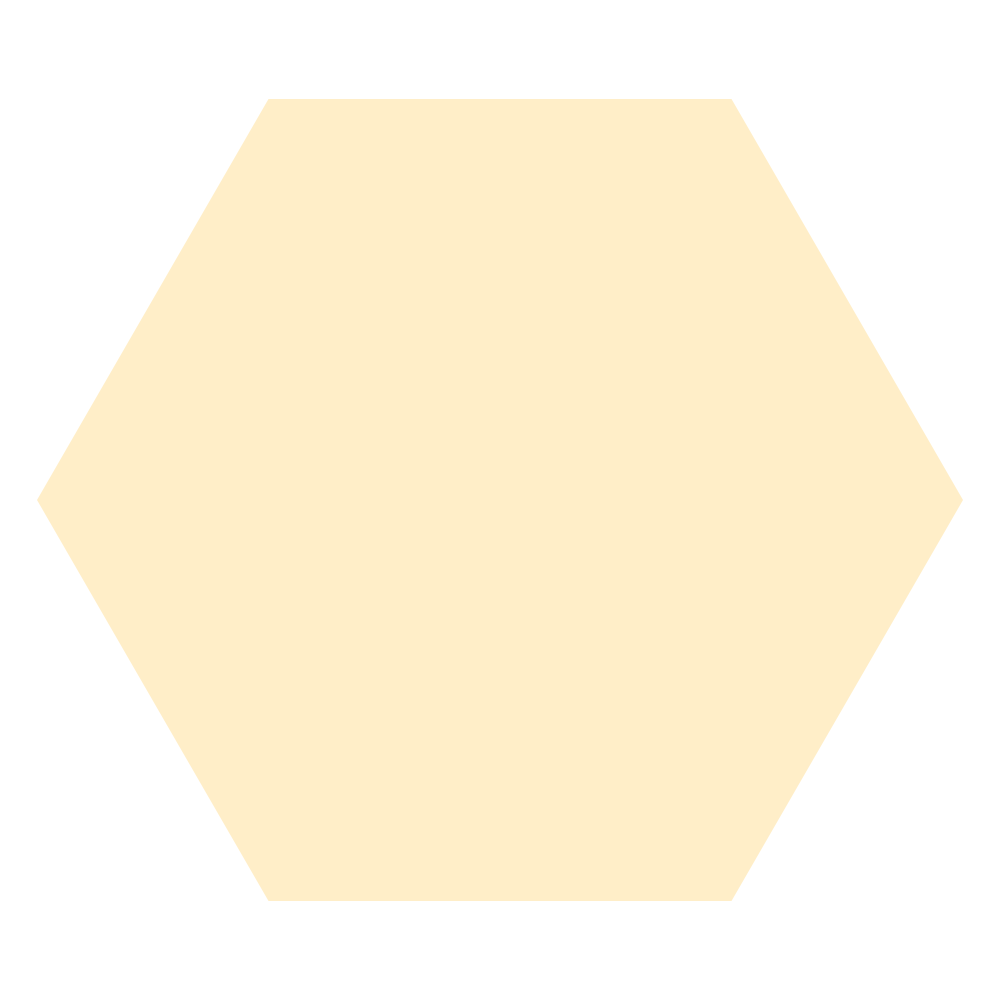
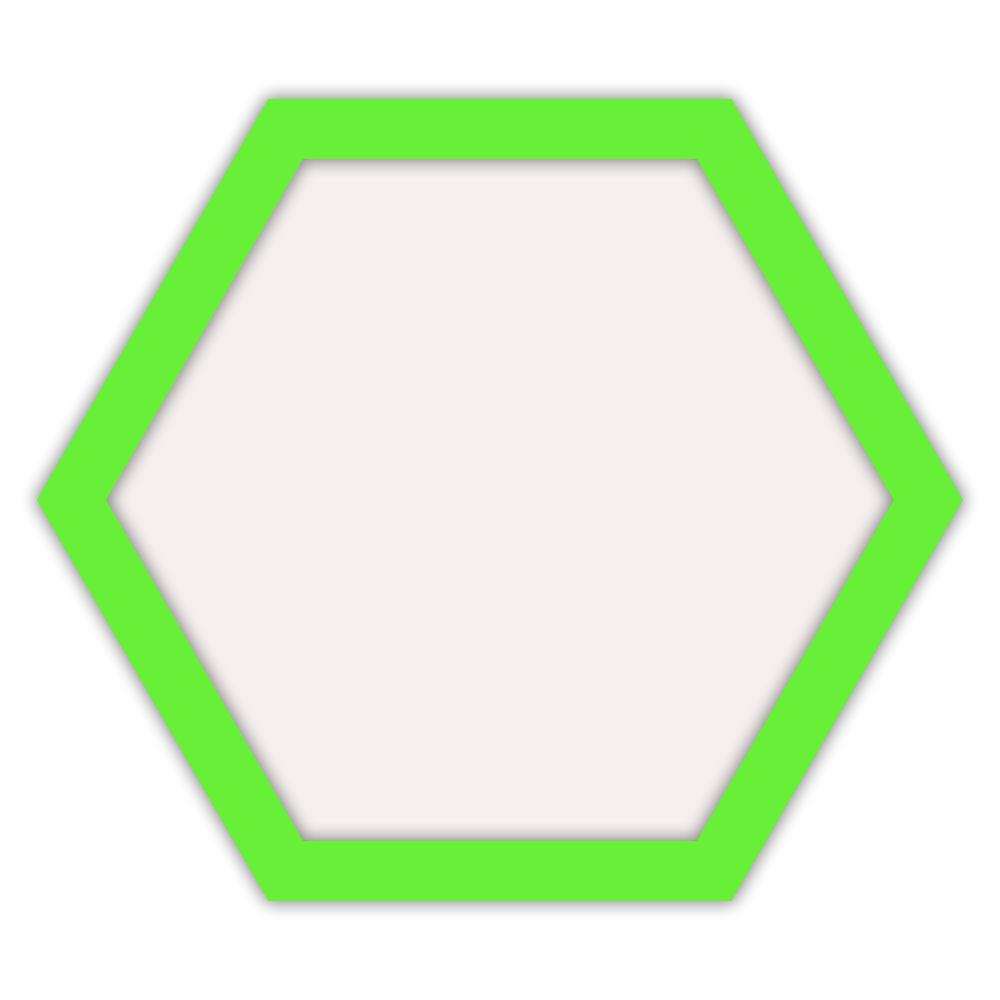
Layered file, before and after one edit (1000 x 1000). Changes by layer:
added group "SelectedHives" with 18 layers above "NormalHives" over [37, 99, 963, 901]
added group "Green" (1st of 2, in "SelectedHives") with 2 layers in group "SelectedHives" over [37, 99, 963, 901]
added layer "Polygon 1 copy" (1st of 12, in "SelectedHives" › "Green") in group "Green" over [37, 99, 963, 901]
added layer "Polygon 1" (1st of 12, in "SelectedHives" › "Green") in group "Green" over [37, 99, 963, 901]
moved "Polygon 1" (12th of 12, in "NormalHives" › "yellow") into group "yellow", painted on it, unmasked it over [37, 99, 963, 901]
